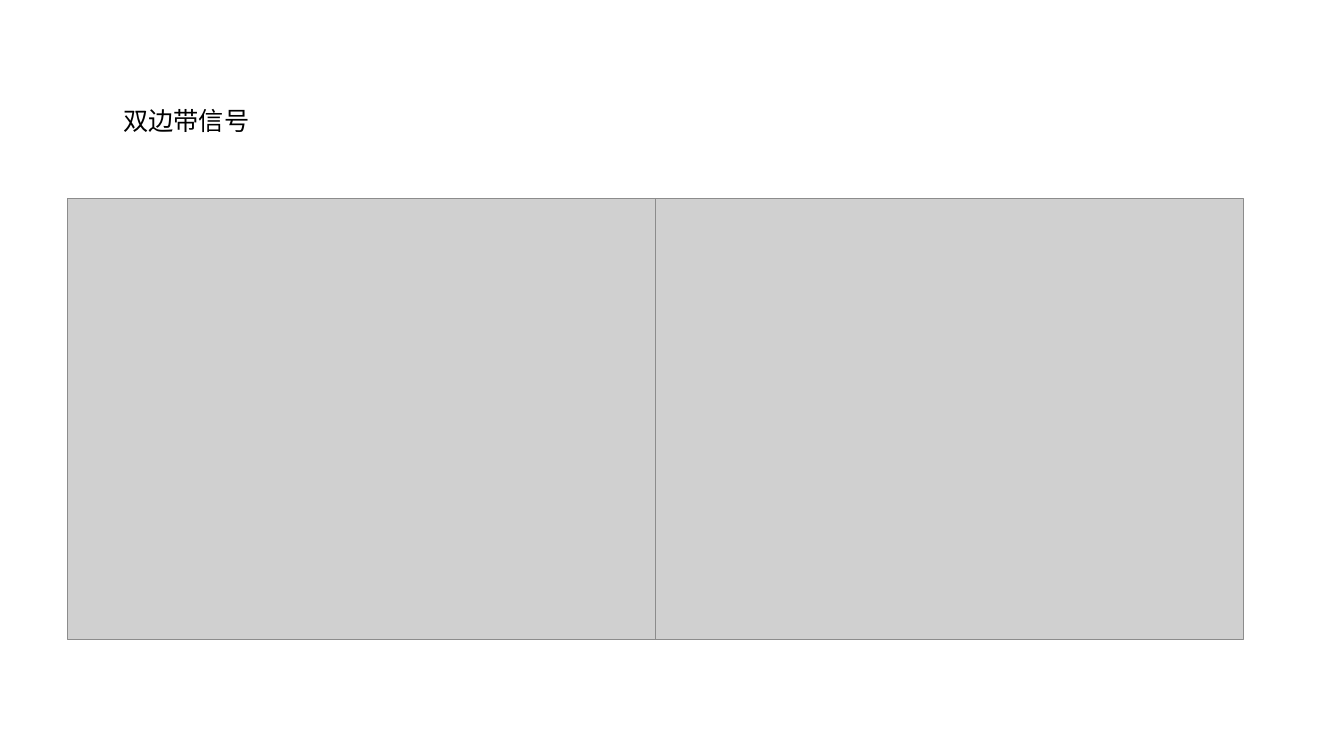
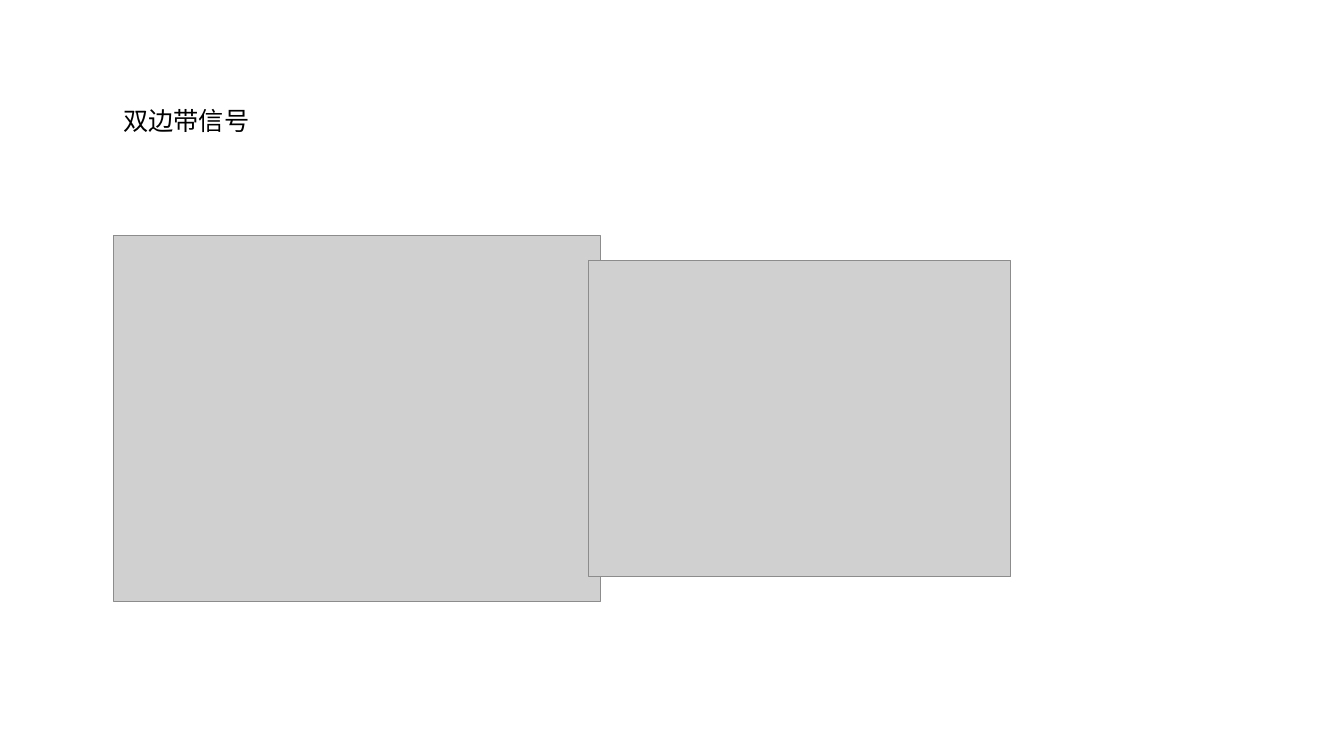
Before and after one commit to dadaguai007/KK, a slide deck: slide 5 of Note/图片存储.pptx. Drawn at 1344x756 pixels with LibreOffice and Linux fonts; fonts in the diff are those of the drawing; grey boxes stand for pictures. Boxes give left, top, right and bottom in pixels: in the first picture for what was removed or moved away, otherwise in the second. Text is boxed around its words. In the diff, an @@ line names an element or a change of style, - is before the commit and + after.

```diff
--- a/Note/图片存储.pptx
+++ b/Note/图片存储.pptx
@@ picture removed at box(655, 199, 1243, 640) @@
@@ picture: place and size @@
-picture at box(68, 199, 655, 640)
+picture at box(113, 236, 600, 601)
@@ picture added at box(589, 260, 1011, 577) @@
```
Also in this commit, not shown: 9 other slides changed, 1 slide added, 1 slide removed, 4 other files.
